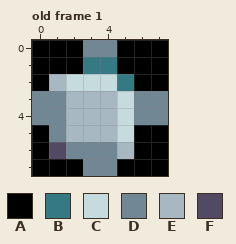
Edited in one commit: pixel-art file (project/assets/grid-xs.ase). Above: the version before the commit.
8x8 pixels, 16 frames. Shown: old frame 1. The commit also changed other frames, which this record leaves out.
Palette (. is transparent): A #000000  B #357985  C #c6dbde  D #728794  E #a7b8c2  F #524a63
After:
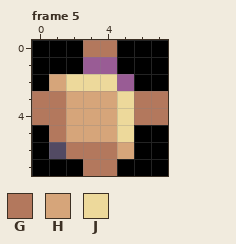
Colours new in this view: G #b3785d  H #d6a57a  J #edd99b
A new or re-ordered frame is compared with the old frame closest to it.
Difference:
frames 16 -> 17
Colour B changes from #357985 to #995c95.
Frame 5 is new; against old frame 1:
Colour D gives way to colour G in row 0 at x 3 to 4; in rows 3 to 4 at x 0 to 1 and 6 to 7; in row 5 at x 1; in row 6 at x 2 to 4; in row 7 at x 3 to 4.
Colour E gives way to colour H in row 2 at x 1; in rows 3 to 5 at x 2 to 4; in row 6 at x 5.
Colour C gives way to colour J in row 2 at x 2 to 4; in rows 3 to 5 at x 5.
Changed places in both pictures, as pixel boxes (x1, y1, x2, y2):
changed: (32, 40, 168, 176)
